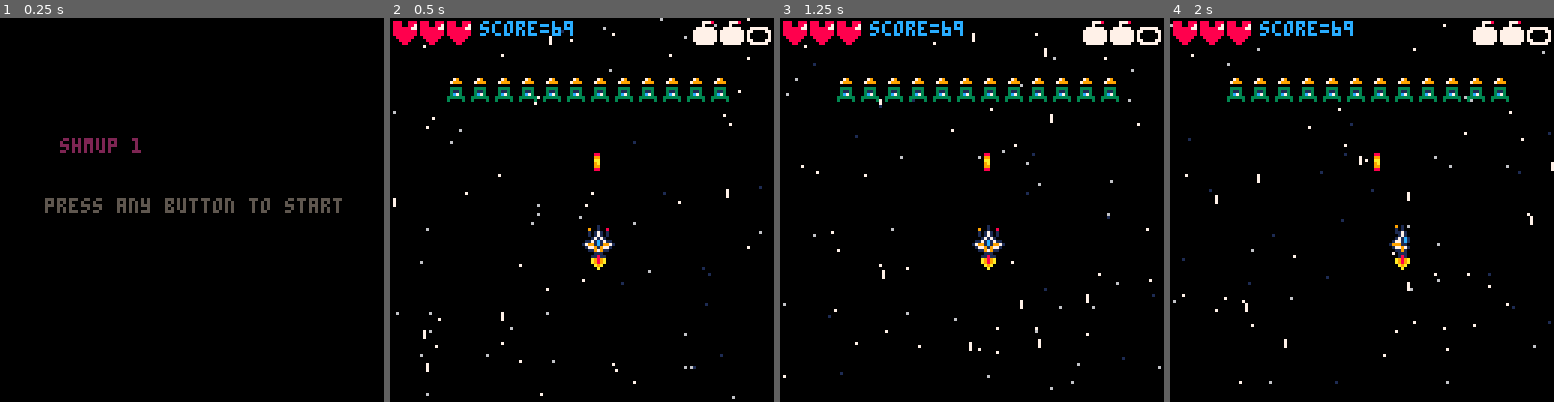
Above: before the commit, frames 1-4 (left to right).
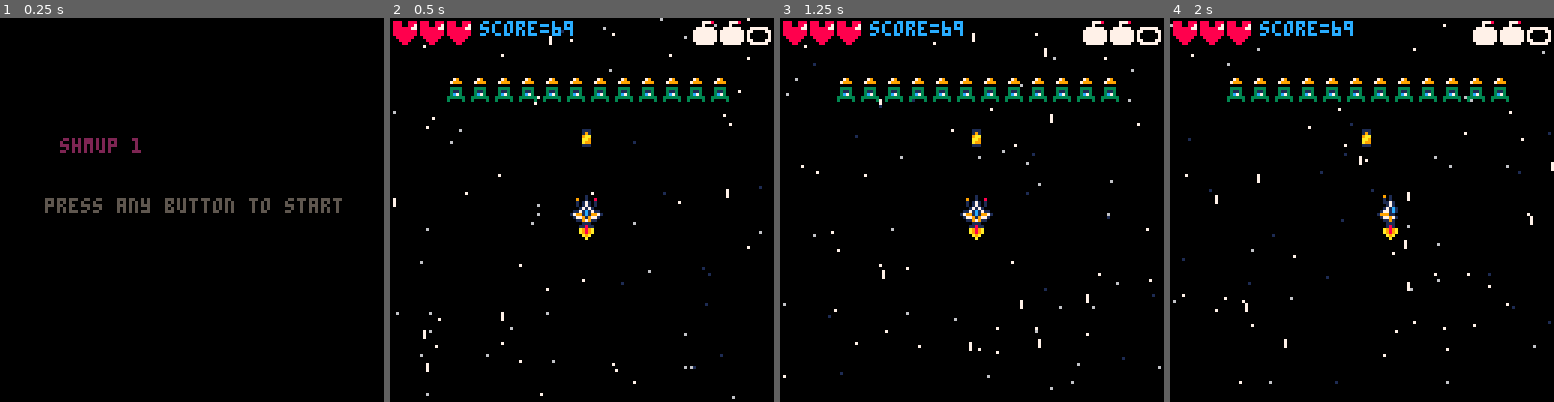
Above: after the commit, the same moments.

Repository: benanoob/simple_shmup_pico8
Game: PICO-8 cartridge shmup.p8
Same seed, same stepped clock (60 frames per second), same inputs: the game is played once before the commit and once after it.
Inputs:
- Up to frame 1 (0.25 s): no input
- Up to frame 2 (0.5 s): tap X (X key) at 0.33 s
- Up to frame 3 (1.25 s): tap O (Z key) at 0.7 s; tap X (X key) at 1.07 s
- Up to frame 4 (2 s): hold Right from 1.6 s (still down); tap O (Z key) at 1.7 s; tap X (X key) at 1.85 s

Frame 1 is identical in both runs. In frame 2, 1.1% of the frame differs, in the area x 46-59%, y 28-66%; in frame 3, 1.1%; in frame 4, 0.9%.

Commit message:
update hitbox and explosions animations

Diff:
--- a/shmup.p8
+++ b/shmup.p8
@@ -6,6 +6,8 @@
 -- #include start_over.lua
 -- #include functions.lua
 
+draw_hitbox = false
+
 function update_over()
 	if btnp(4) or btnp(5) then
 		start_game()
@@ -27,7 +29,13 @@
 	ship.xspeed = 0
 	ship.yspeed = 0
 	ship.spr = 64
+	ship.spx = -4
+	ship.spy = -5
+	ship.w = 2
+	ship.h = 2
 	ship.flame = 0
+	ship.xb = 2
+	ship.yb = 2
 
 
  x_bul = 64
@@ -71,7 +79,7 @@
 	asteroids_y = {}
 	asteroids_speed = {}
 	for i=1,3 do
-		local asteroid = {x=rnd(127),y=-40,speed=rnd(0.8),spr=48}
+		local asteroid = {x=rnd(127),y=-40,spx=0,spy=0,speed=rnd(0.8),spr=48}
 	end
 
 	bullets = {}
@@ -83,14 +91,21 @@
 		local en = {}
 		en.x = i*8 + 10
 		en.y = 20
+		en.spx = 0
+		en.spy = 0
 		en.spr = 34
+		en.w = 1
+		en.h = 1
 		en.hp = 10
+		en.xb = 8
+		en.yb = 8
 		add(enemies, en)
 	end
 
 	particles = {}
 	shocks = {}
 	impacts = {}
+	sparks = {}
 end
 
 function _init()
@@ -178,7 +193,7 @@
 	end
     if btn(5) then
 		if delay_next_shot == 0 then
-			local bullet = {x=ship.x+1, y=ship.y, spr=16}
+			local bullet = {x=ship.x+ship.spx+4, y=ship.y+ship.spy-2,xb=3,yb=6,spx=0,spy=0,w=1,h=1, spr=16}
 			add(bullets, bullet)
 			sfx(0)
 			muzzle_flash = 4
@@ -191,7 +206,7 @@
 -->8
 -- utils
 function draw_obj(obj)
-    spr(obj.spr, obj.x, obj.y)
+    spr(obj.spr,obj.x + obj.spx, obj.y+obj.spy, obj.w, obj.h)
 end
 
 function draw_array(array)
@@ -200,6 +215,10 @@
     end
 end
 
+function draw_hb(obj)
+	rect(obj.x, obj.y, obj.x+obj.xb, obj.y+obj.yb,5)
+end
+
 function mod(a,n,d)
 -- a modulo n offset d
     return a - n * flr((a-d)/n)
@@ -208,14 +227,14 @@
 
 function col(a,b)
     local a_left = a.x
-    local a_right = a.x + 3
+    local a_right = a.x + a.xb
     local a_top = a.y
-    local a_bottom = a.y + 3
+    local a_bottom = a.y + a.yb
 
     local b_left = b.x
-    local b_right = b.x + 3
+    local b_right = b.x + b.xb
     local b_top = b.y
-    local b_bottom = b.y + 3
+    local b_bottom = b.y + b.yb
 
     if a_right < b_left then return false end
     if a_left > b_right then return false end
@@ -261,8 +280,8 @@
 	starfield()
 
 	if invul <= 0 then
-		spr(ship.spr, ship.x, ship.y, 2,2)
-		spr(flr(ship.flame), ship.x+2, ship.y+15)
+		draw_obj(ship)
+		spr(flr(ship.flame), ship.x+ship.spx+2, ship.y+ship.spy+10)
 	else
 		if sin(t/10) < -0.2 then
 			draw_obj(ship)
@@ -274,8 +293,12 @@
 
 	draw_array(bullets)
 
+	if draw_hitbox then
+		draw_hitb()
+	end
+
 	if muzzle_flash > 0 then
-		circfill(ship.x + 4,ship.y-3, muzzle_flash, 9)
+		circfill(ship.x + ship.spx+5,ship.y+ship.spy-2, muzzle_flash, 9)
 	end
 
 	-- draw particles
@@ -292,7 +315,24 @@
 	end
 
 	for imp in all(impacts) do
-		oval(imp.x,imp.y, imp.x1, imp.y1, 10)
+		if imp.age <3 then
+			oval(imp.x,imp.y, imp.x1, imp.y1, 9)
+		elseif imp.age < 4 then
+			oval(imp.x,imp.y, imp.x1, imp.y1, 9)
+			oval(imp.x-1,imp.y-1, imp.x1+1, imp.y1-1, 10)
+		else
+			oval(imp.x-1,imp.y-1, imp.x1+1, imp.y1-1, 10)
+		end
+	end
+
+	for sp in all(sparks) do
+		pset(sp.x,sp.y,7)
+		sp.x +=sp.sx
+		sp.y +=sp.sy
+		sp.age += 1
+		if sp.age >= sp.maxage then
+			del(sparks,sp)
+		end
 	end
 
 	-- UI
@@ -332,6 +372,18 @@
 	end
 end
 
+function draw_hitb()
+	draw_hb(ship)
+	for en in all(enemies) do
+		draw_hb(en)
+	end
+	for b in all(bullets) do
+		draw_hb(b)
+	end
+end
+
+
+
 
 -->8
 function animate_stars()
@@ -361,7 +413,7 @@
 	if ship.x < 0 then
 		ship.x = 0
 	end
-    if ship.y >  120 then
+    if ship.y > 120 then
 		ship.y = 120
 	end
 	if ship.y < 0 then
@@ -407,12 +459,21 @@
 			if col(bullet,en) then
 				en.hp -=1
 				local imp = {}
-				imp.x = en.x + 2
-				imp.y = en.y + 5
-				imp.x1 = imp.x + 7
+				imp.x = bullet.x
+				imp.y = bullet.y
+				imp.x1 = imp.x + 5
 				imp.y1 = imp.y + 2
 				imp.age = 0
 				add(impacts, imp)
+
+				local p = {}
+				p.x = bullet.x
+				p.y = bullet.y
+				p.sx = rnd(3) - 1.5
+				p.sy = rnd(3) - 3
+				p.age = 0
+				p.maxage = rnd(30)
+				add(sparks,p)
 
 				if en.hp <=0 then
 					del(enemies,en)
@@ -428,16 +489,27 @@
 	end
 	for imp in all(impacts) do
 		imp.age += 1
-		if imp.age > 30 then
+		if imp.age > 10 then
 			del(impacts, imp)
 		end
 	end
 end
 
 function explode(x,y)
-	for i=1,5 do
+	for i=1,4 do
 			add(particles,create_p(x,y))
 	end
+	for i=1,20 do
+		local p = {}
+		p.x = x
+		p.y = y
+		p.sx = rnd(4) - 2
+		p.sy = rnd(4) - 2
+		p.age = 0
+		p.maxage = 5 + rnd(20)
+		add(sparks,p)
+	end
+
 	local s={}
 	s.x = x
 	s.y = y
@@ -450,23 +522,22 @@
 
 function create_p(x, y)
 	local p={}
-	p.x = x + rnd(10)
-	p.y = y + rnd(10)
+	p.x = x + rnd(10) - 5
+	p.y = y + rnd(10) - 5
 	p.sx = rnd(1) - 0.5
 	p.sy = rnd(1) - 0.5
+	p.size = 5 + rnd(10)
+	p.rate = 0.3+ rnd(0.5)
 	p.age = 0
-	p.size = rnd(4) + 4
-	p.rate = 0.3+ rnd(0.5)
-	p.maxage = 30 + rnd(30)
-	p.fission = p.maxage / 2
-	rndc = rnd(3)
+	p.maxage = 10 + rnd(30)
+	p.fission = p.size / 2
+	rndc = rnd(2)
 	if rndc < 1 then
-		p.color = 1
-	elseif rndc < 2 then
-		p.color = 5
+		p.color = 10
 	else
 		p.color = 9
 	end
+
 	return p
 end
 
@@ -477,17 +548,19 @@
 		p.age += 1
 
 		local newsize = p.size - p.rate
-		if p.maxage>10 and p.size > p.fission and newsize <= p.fission then
+		if p.fission>=3 and p.size >= p.fission and newsize <= p.fission then
 			for i=1,8 do
 				local pc = create_p(p.x, p.y)
-				pc_size = rnd(p.size)
-				pc.maxage = p.maxage / 2
+				pc.size = rnd(p.size)
+				pc.rate = 0.1 + rnd(0.4)
+				pc.fission = pc.size / 1.5
+				pc.color = 5
 				add(particles, pc)
 			end
 		end
 
 		p.size = newsize
-		if p.age > p.maxage then
+		if p.age > p.maxage or p.size < 1 then
 			del(particles,p)
 		end
 	end
Not shown, changed: 43 lines of the sprite sheet (__gfx__) section of shmup.p8
Not shown, added: BlobBea.png
Not shown, added: Medusbea.png
Not shown, changed: notes.md
Not shown, added: tentabea.png
